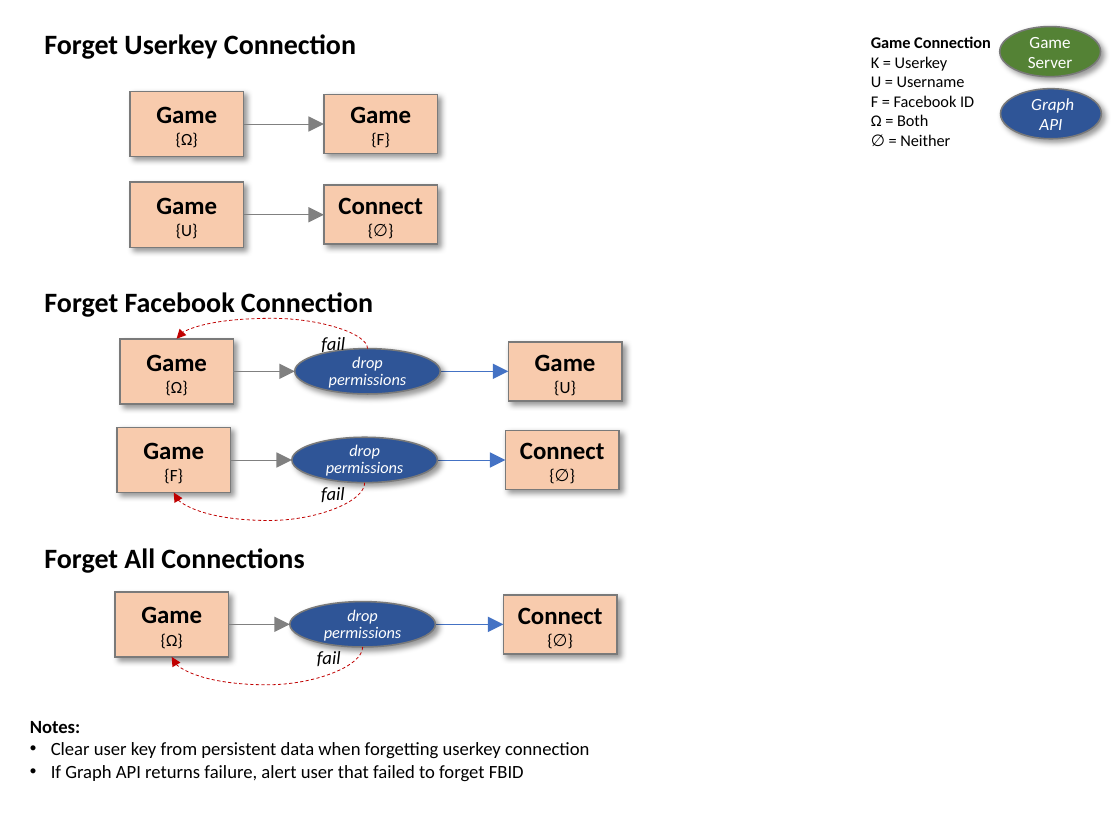
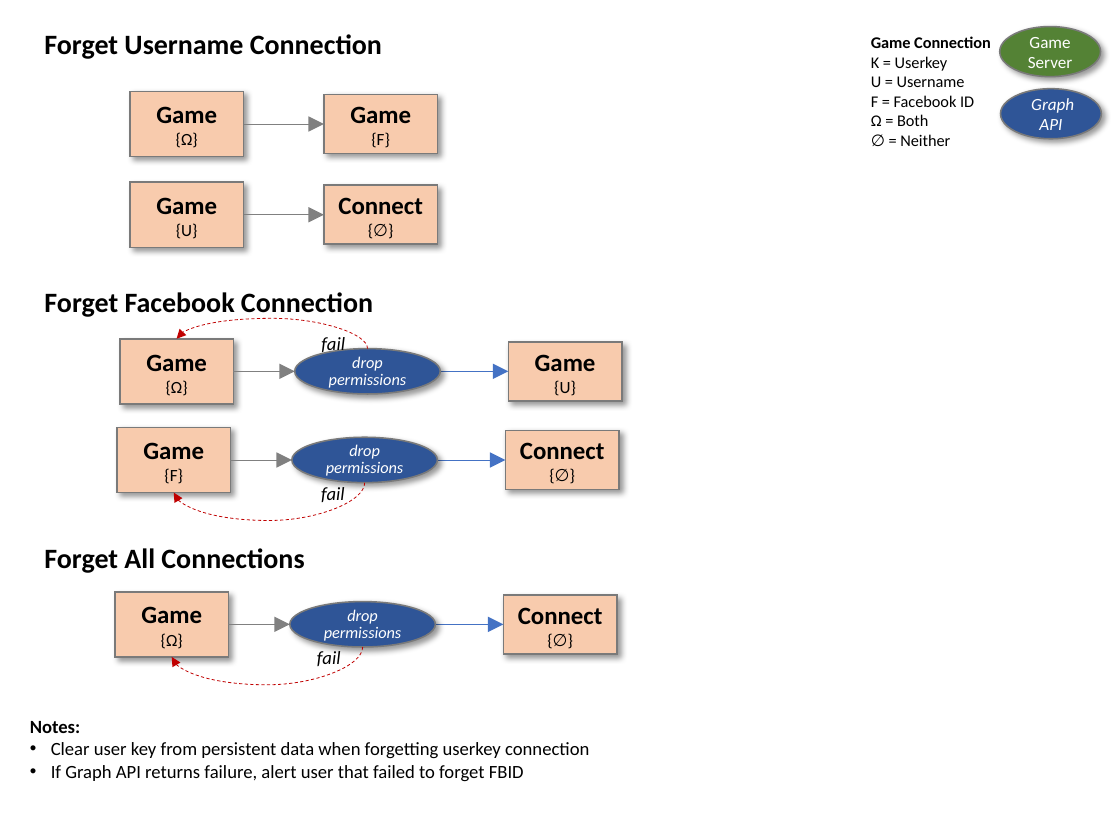
Before and after one commit to mikemayer67/TheGame, a slide deck: slide 3 of TheGameFlow.pptx. Drawn at 1120x840 pixels with LibreOffice and Linux fonts; fonts in the diff are those of the drawing. Boxes give left, top, right and bottom in pixels: in the first picture for what was removed or moved away, otherwise in the second. Text is boxed around its words. In the diff, an @@ line names an element or a change of style, - is before the commit and + after.

```diff
--- a/TheGameFlow.pptx
+++ b/TheGameFlow.pptx
@@ text at <box>44,34,382,59</box>: text changed @@
-Forget Userkey Connection
+Forget Username Connection
```
Also in this commit, not shown: 1 other slide changed, 20 other files.
